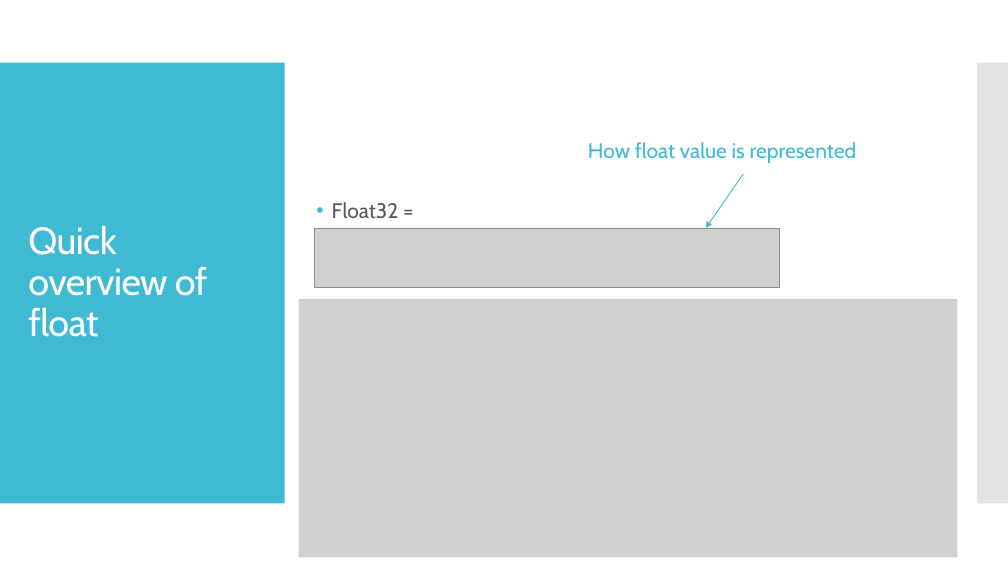
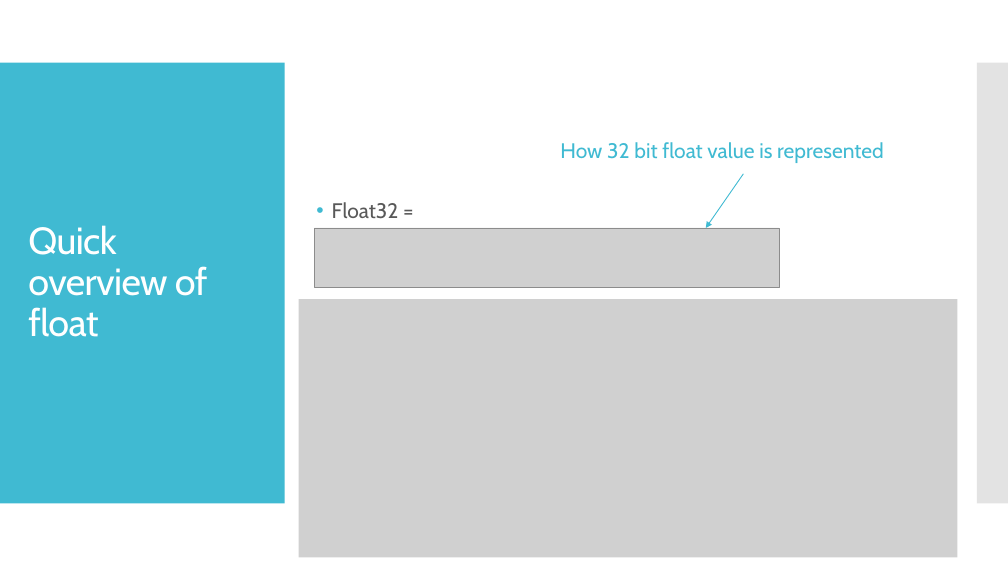
Before and after one commit to kevinlin47/Learn_Go, a slide deck: slide 4 of Data_types and variables/Datatypes_variables.pptx. Drawn at 1008x567 pixels with LibreOffice and Linux fonts; fonts in the diff are those of the drawing; grey boxes stand for pictures. Boxes give left, top, right and bottom in pixels: in the first picture for what was removed or moved away, otherwise in the second. Text is boxed around its words. In the diff, an @@ line names an element or a change of style, - is before the commit and + after.

Commit message:
Add 32 bit float for clarity

```diff
--- a/Data_types and variables/Datatypes_variables.pptx
+++ b/Data_types and variables/Datatypes_variables.pptx
@@ text at [560,142,884,163]: text changed @@
-How float value is represented
+How 32 bit float value is represented
```
